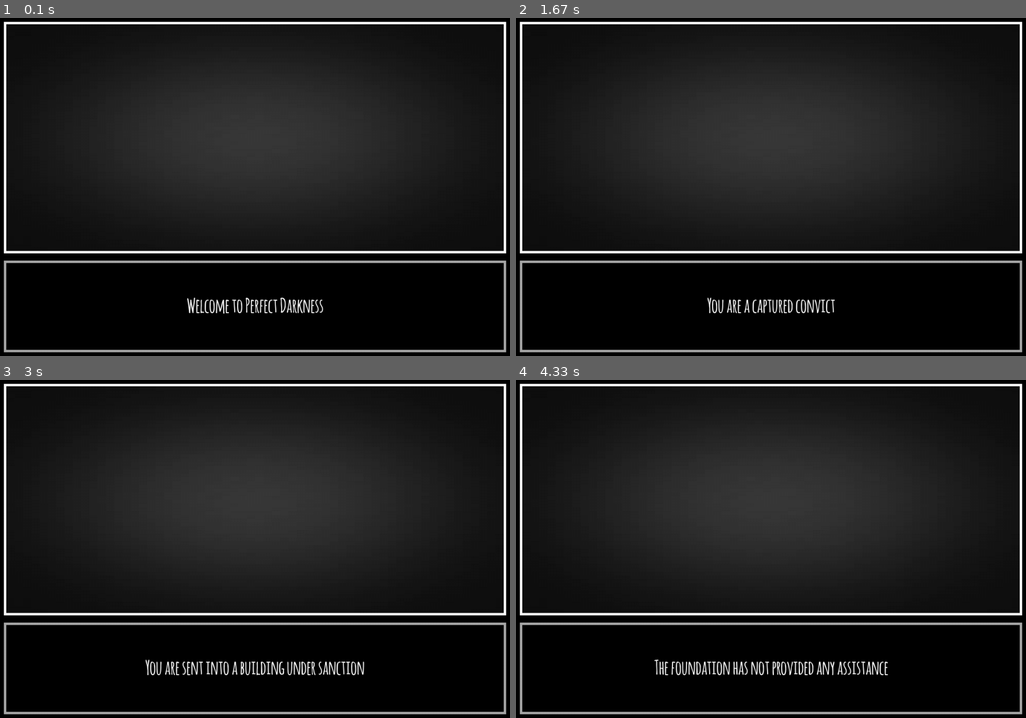
Above: before the commit, frames 1-4 (two rows, left to right).
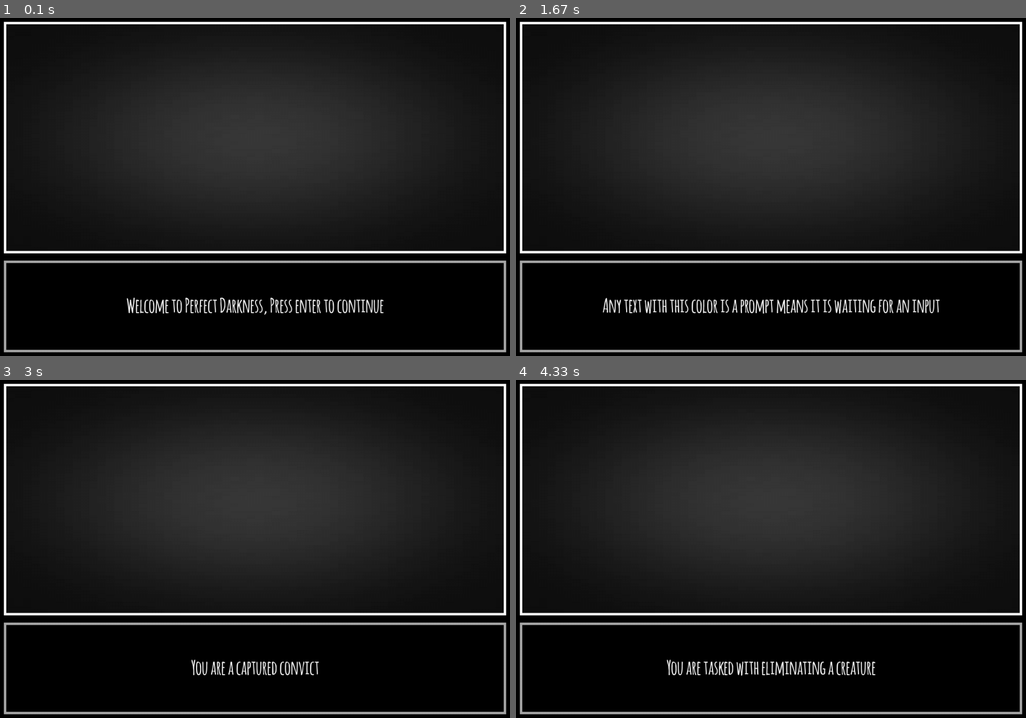
Above: after the commit, the same moments.

Repository: jwl0724/Perfect-Darkness
Game: pygame game, started from game.py
Same seed, same stepped clock (60 frames per second), same inputs: the game is played once before the commit and once after it.
Inputs:
- Up to frame 1 (0.1 s): no input
- Up to frame 2 (1.67 s): tap Enter at 0.33 s
- Up to frame 3 (3 s): tap Enter at 1.67 s
- Up to frame 4 (4.33 s): tap Enter at 3.27, 4 s

The runs differ from the first frame. In frame 1, 1.2% of the frame differs, in the area x 24-76%, y 82-88%; in frame 2, 1.5%, in the area x 17-84%, y 82-88%; in frame 3, 1.1%; in frame 4, 1.2%.

Commit message:
add extra introduction text

Diff:
--- a/constants.py
+++ b/constants.py
@@ -13,7 +13,8 @@
 
 
 intro_msg_list = (
-    'Welcome to Perfect Darkness',
+    'Welcome to Perfect Darkness, Press enter to continue',
+    'Any text with this color is a prompt means it is waiting for an input',
     'You are a captured convict',
     'You are sent into a building under sanction',
     'You are tasked with eliminating a creature',
